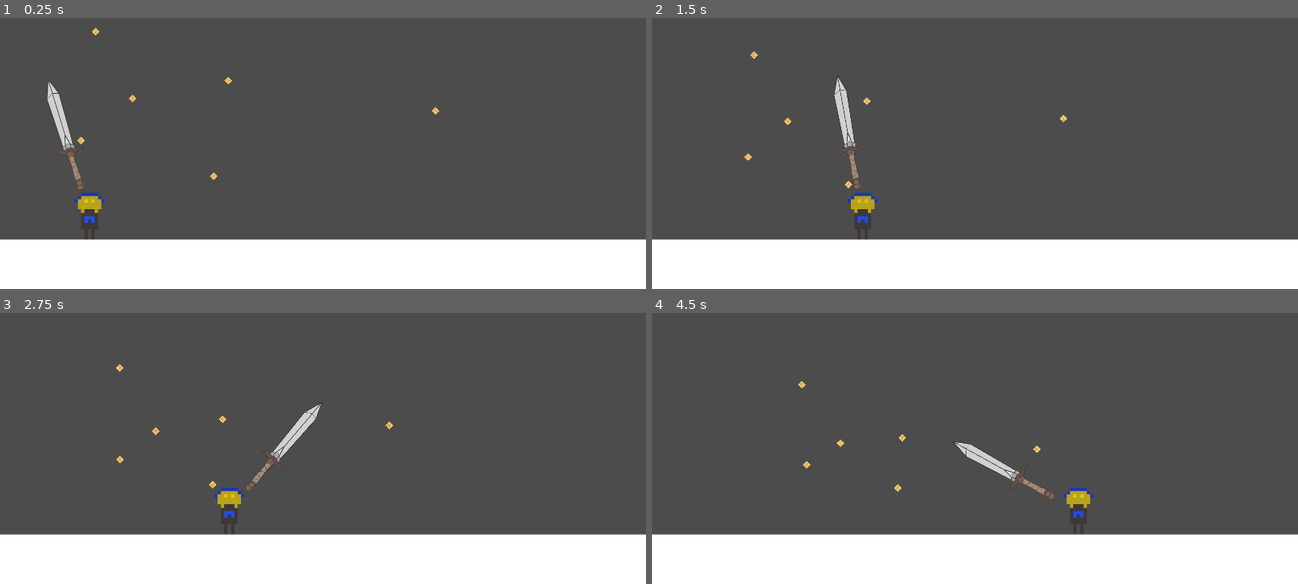
Above: before the commit, frames 1-4 (two rows, left to right).
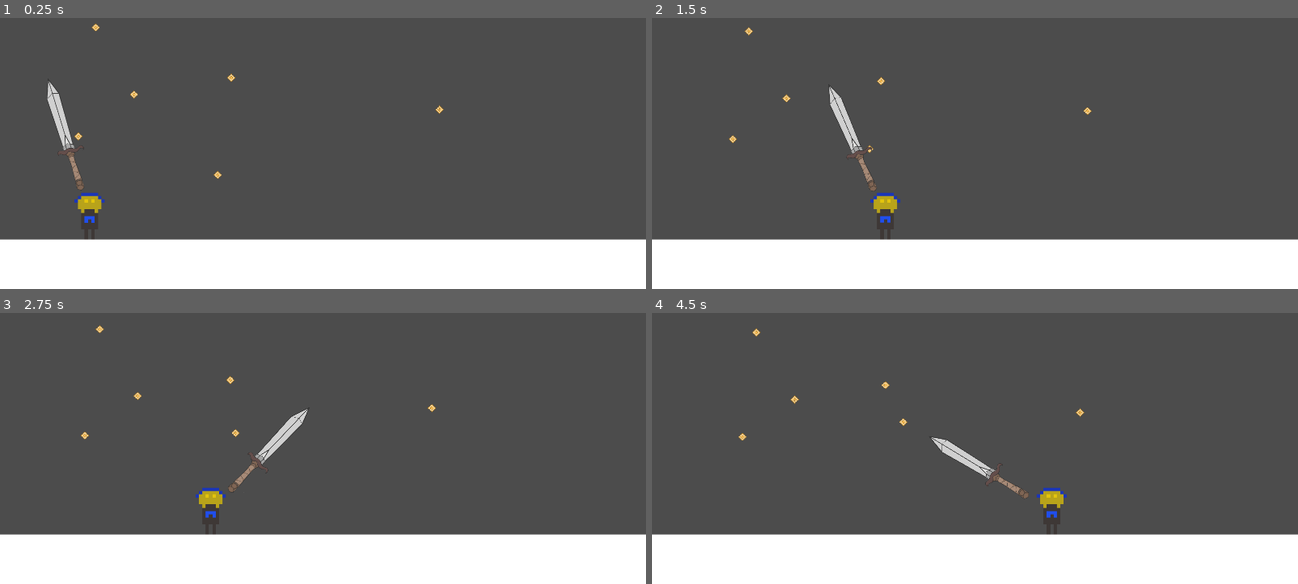
Above: after the commit, the same moments.

Repository: Lorem-Ipsum-Server-Place/GMTK2021-Game
Game: Godot game, scene res://Level.tscn
Same seed, same stepped clock (60 frames per second), same inputs: the game is played once before the commit and once after it.
Inputs (mouse positions are in pixels of both pictures, inside the frame that each line leads up to):
- Up to frame 1 (0.25 s): no input
- Up to frame 2 (1.5 s): move the mouse to (1117, 91) at 0.52 s; hold D (game_right) from 0.53 s (still down); tap Space (game_jump) at 0.77 s; move the mouse to (845, 126) at 1.27 s
- Up to frame 3 (2.75 s): tap Space (game_jump) at 1.52 s; move the mouse to (387, 323) at 2.02 s; release D (game_right) at 2.03 s; hold A (game_left) from 2.03 s (still down)
- Up to frame 4 (4.5 s): move the mouse to (942, 475) at 2.77 s; release A (game_left) at 2.78 s; hold D (game_right) 2.78-4.28 s; tap Space (game_jump) at 3.02, 3.77 s; move the mouse to (1168, 456) at 3.52 s; move the mouse to (781, 348) at 4.27 s; hold A (game_left) from 4.28 s (still down)

The runs differ from the first frame. In frame 1, 0.2% of the frame differs, in the area x 11-69%, y 2-60%; in frame 2, 1.4%; in frame 3, 1.5%; in frame 4, 1.7%, in the area x 13-69%, y 5-76%.

Commit message:
Improve enemy collisions by switching to move_and_slide

Diff:
--- a/Enemy1.gd
+++ b/Enemy1.gd
@@ -2,7 +2,7 @@
 
 
 const MAX_OFFSET = 0.4
-const MOVEMENT_SPEED = 1
+const MOVEMENT_SPEED = 10
 
 var absolute_position = Vector2()
 var vertical_velocity_modifier = 0
@@ -31,6 +31,8 @@
 		var movement_delta = player.position - position
 
 		movement_delta = movement_delta.normalized() * MOVEMENT_SPEED
-		var collision = move_and_collide(movement_delta)
-		if collision != null and collision.collider.name.find("Player"):
-			emit_signal("damage_player")
+		move_and_slide(movement_delta)
+		for i in range(get_slide_count()):
+			var collision = get_slide_collision(i)
+			if collision != null and collision.collider.name.find("Player"):
+				emit_signal("damage_player")
--- a/FlyingEnemy.tscn
+++ b/FlyingEnemy.tscn
@@ -7,7 +7,8 @@
 extents = Vector2( 8.95279, 8.95685 )
 
 [node name="EnemyBody" type="KinematicBody2D"]
-collision_layer = 0
+collision_layer = 6
+collision_mask = 6
 script = ExtResource( 2 )
 
 [node name="Test Enemy" type="Sprite" parent="."]
--- a/Player.gd
+++ b/Player.gd
@@ -20,6 +20,7 @@
 const PLAYER_JUMP_COUNT = 2
 const PLAYER_WEAPON_DISTANCE = 40
 const INVINCIBILITY_DURATION_SECONDS = 1
+const ENEMY_COLLISION_LAYERS = [2]
 
 const GRAVITY = 60
 
@@ -108,9 +109,15 @@
 		jump_count = PLAYER_JUMP_COUNT
 
 
+func set_enemy_collisions(collisions_on: bool):
+	for layer in ENEMY_COLLISION_LAYERS:
+		set_collision_layer_bit(layer, collisions_on)
+		set_collision_mask_bit(layer, collisions_on)
+
 func _on_InvincibilityTimer_timeout():
 	# The timer has told us that our invincibility ran out
 	is_invincible = false
+	set_enemy_collisions(true)
 
 
 func _on_GameState_player_dead():
@@ -123,3 +130,4 @@
 	# start our timer for our invincibility frames
 	$InvincibilityTimer.start(INVINCIBILITY_DURATION_SECONDS)
 	is_invincible = true
+	set_enemy_collisions(false)
--- a/Player.tscn
+++ b/Player.tscn
@@ -7,6 +7,8 @@
 extents = Vector2( 22.3436, 34.8733 )
 
 [node name="Player" type="KinematicBody2D"]
+collision_layer = 5
+collision_mask = 5
 script = ExtResource( 2 )
 
 [node name="Player Hitbox" type="CollisionShape2D" parent="."]
--- a/weapon_sword.tscn
+++ b/weapon_sword.tscn
@@ -3,7 +3,7 @@
 [ext_resource path="res://NiceSword.png" type="Texture" id=1]
 
 [sub_resource type="RectangleShape2D" id=1]
-extents = Vector2( 1.75014, 16.3379 )
+extents = Vector2( 10.1476, 78.077 )
 
 [node name="KinematicBody2D" type="KinematicBody2D"]
 collision_layer = 2
@@ -16,5 +16,5 @@
 texture = ExtResource( 1 )
 
 [node name="CollisionShape2D" type="CollisionShape2D" parent="."]
-position = Vector2( 0, -16.0724 )
+position = Vector2( 0.25, -94.3224 )
 shape = SubResource( 1 )
